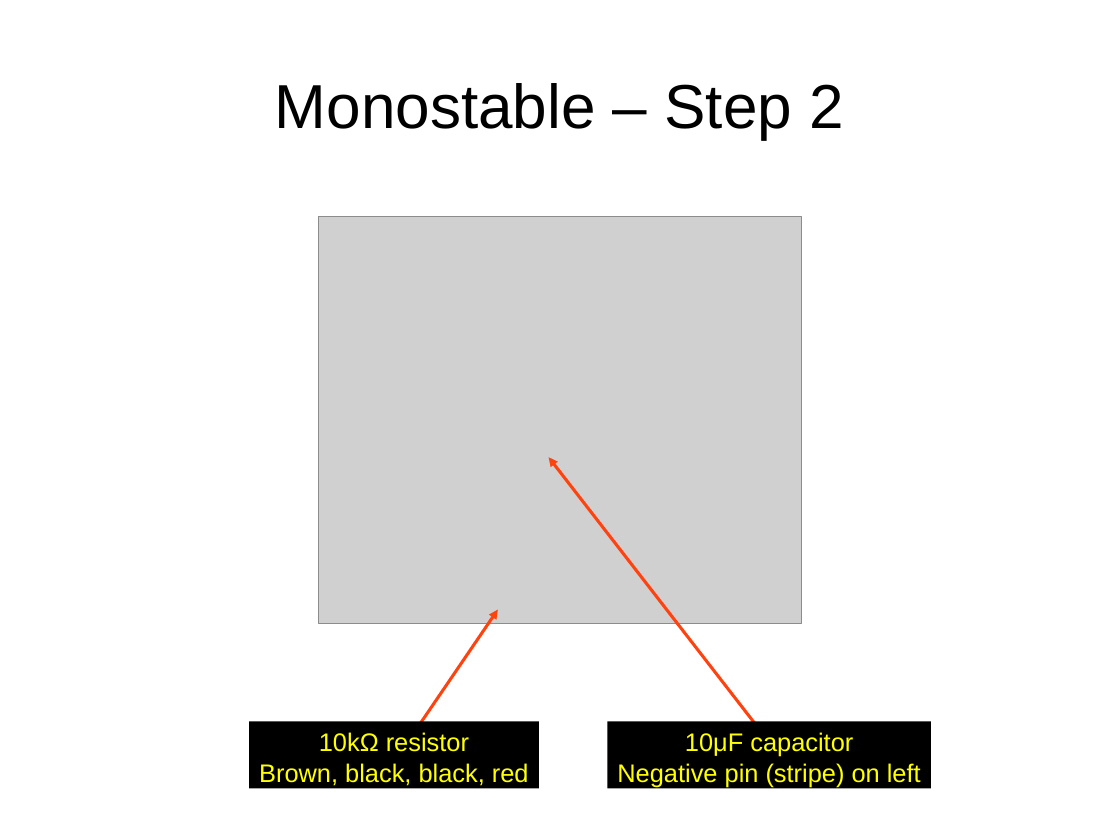
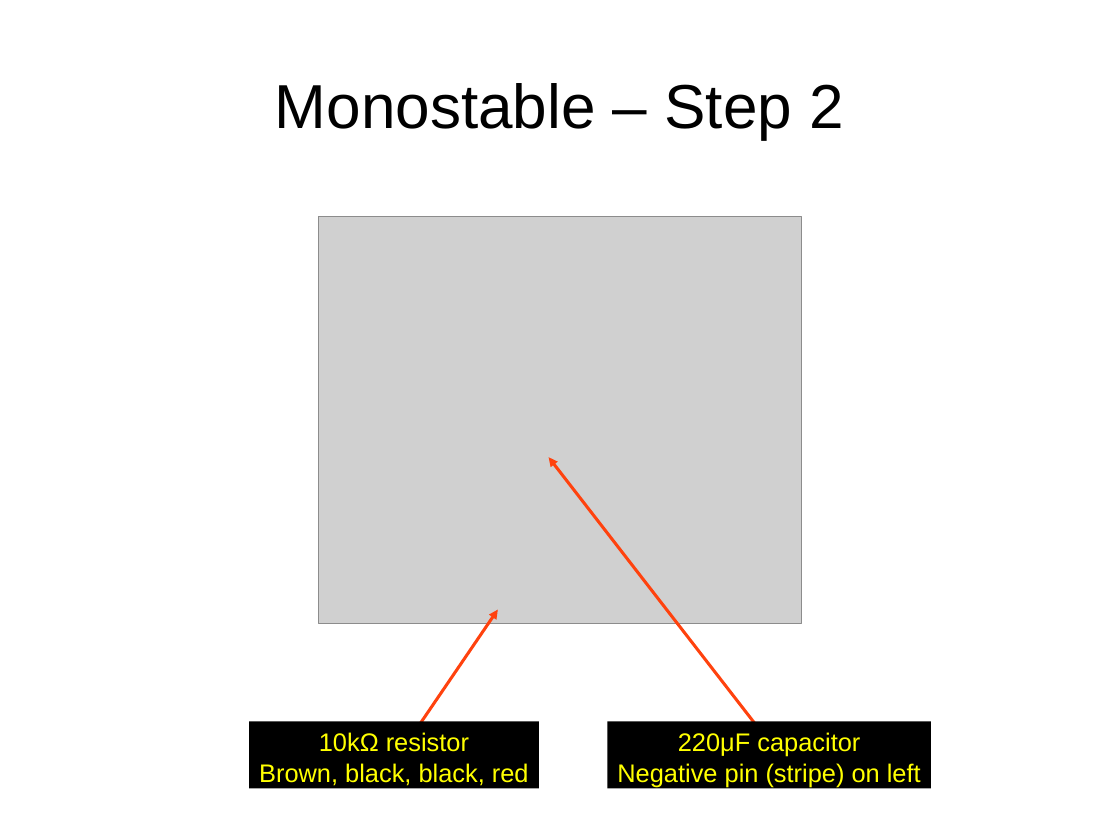
Before and after one commit to swarren/presentations, a slide deck: slide 36 of lcs-multivibrators/lcs-multivibrators.odp. Drawn at 1120x840 pixels with LibreOffice and Linux fonts; fonts in the diff are those of the drawing; grey boxes stand for pictures; background and template pictures are left out. Boxes give left, top, right and bottom in pixels: in the first picture for what was removed or moved away, otherwise in the second. Text is boxed around its words. In the diff, an @@ line names an element or a change of style, - is before the commit and + after.

```diff
--- a/lcs-multivibrators/lcs-multivibrators.odp
+++ b/lcs-multivibrators/lcs-multivibrators.odp
@@ text in rectangle at [678,732,860,757]: text changed @@
-10μF capacitor
+220μF capacitor
```
Also in this commit, not shown: 2 other slides changed, 5 other files.
